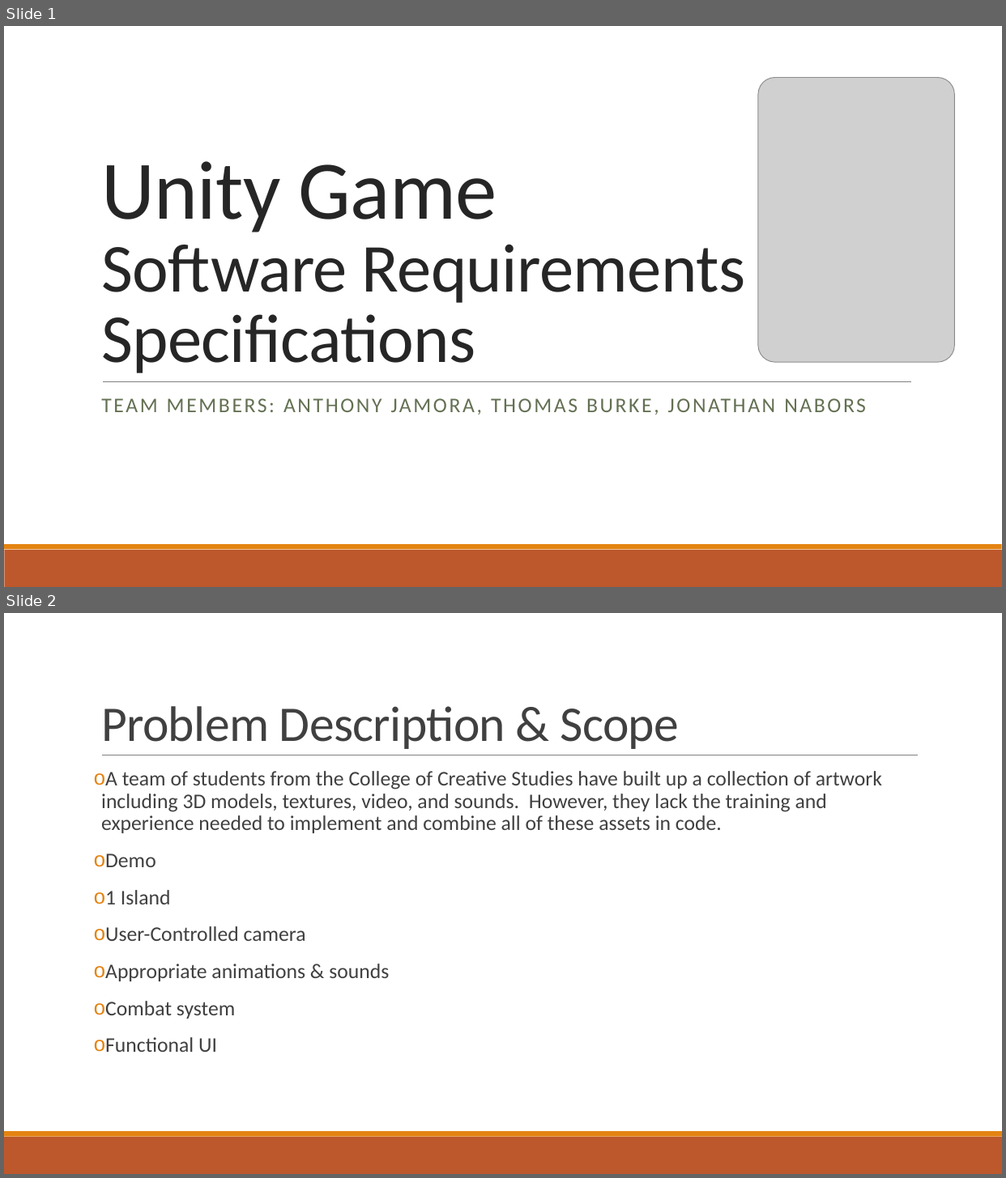
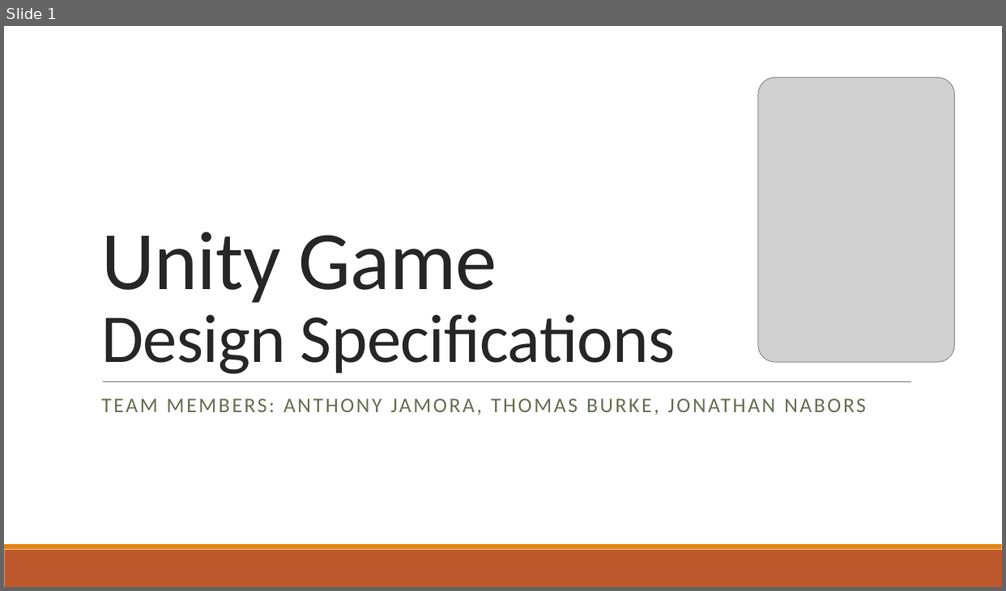
Before and after one commit to jonnynabors/Belly-Of-The-Beast, a slide deck: Documentation/Design Document/UnityDesignPresentation.pptx. Shown one above the other, each under a label of ours: slides 1 and 2 before the commit, slide 1 after it. The pictures are 1006x1178 and 1006x591 pixels, drawn with LibreOffice and Linux fonts; fonts in the diff are those of the drawing; grey boxes stand for pictures. Boxes give left, top, right and bottom in pixels: in the first picture for what was removed or moved away, otherwise in the second. Text is boxed around its words. In the diff, an @@ line names an element or a change of style, - is before the commit and + after.

Commit message:
Final revisions for design week

```diff
--- a/Documentation/Design Document/UnityDesignPresentation.pptx
+++ b/Documentation/Design Document/UnityDesignPresentation.pptx
@@ slide 2 removed at (4, 613, 1002, 1174), background #FFFFFF; not listed: 2 template elements that a slide beside it also shows @@
@@ title removed at (101, 706, 680, 749) @@
-Problem Description & Scope
@@ line removed from (102, 756) to (918, 756) @@
@@ text removed at (101, 771, 882, 1052) @@
-o A team of students from the College of Creative Studies have built up a collection of artwork including 3D models, textures, video, and sounds. However, they lack the training and experience needed to implement and combine all of these assets in code.
-o Demo
-o 1 Island
-o User-Controlled camera
-o Appropriate animations & sounds
-o Combat system
-o Functional UI
@@ slide 1 changed as well @@
@@ title at (101, 232, 675, 374): text changed @@
-Unity Game
-Software Requirements Specifications
+Unity Game
+Design Specifications
```
Also in this commit, not shown: 8 other slides changed, 2 slides added, 2 other slides removed, 1 other file.
